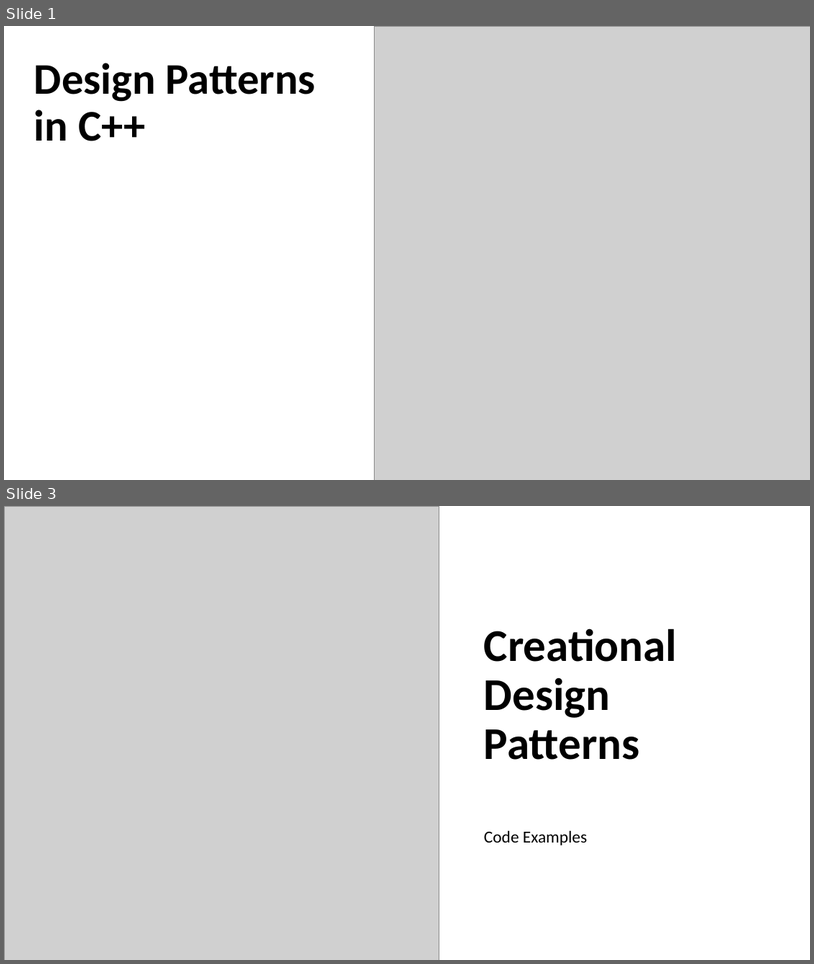
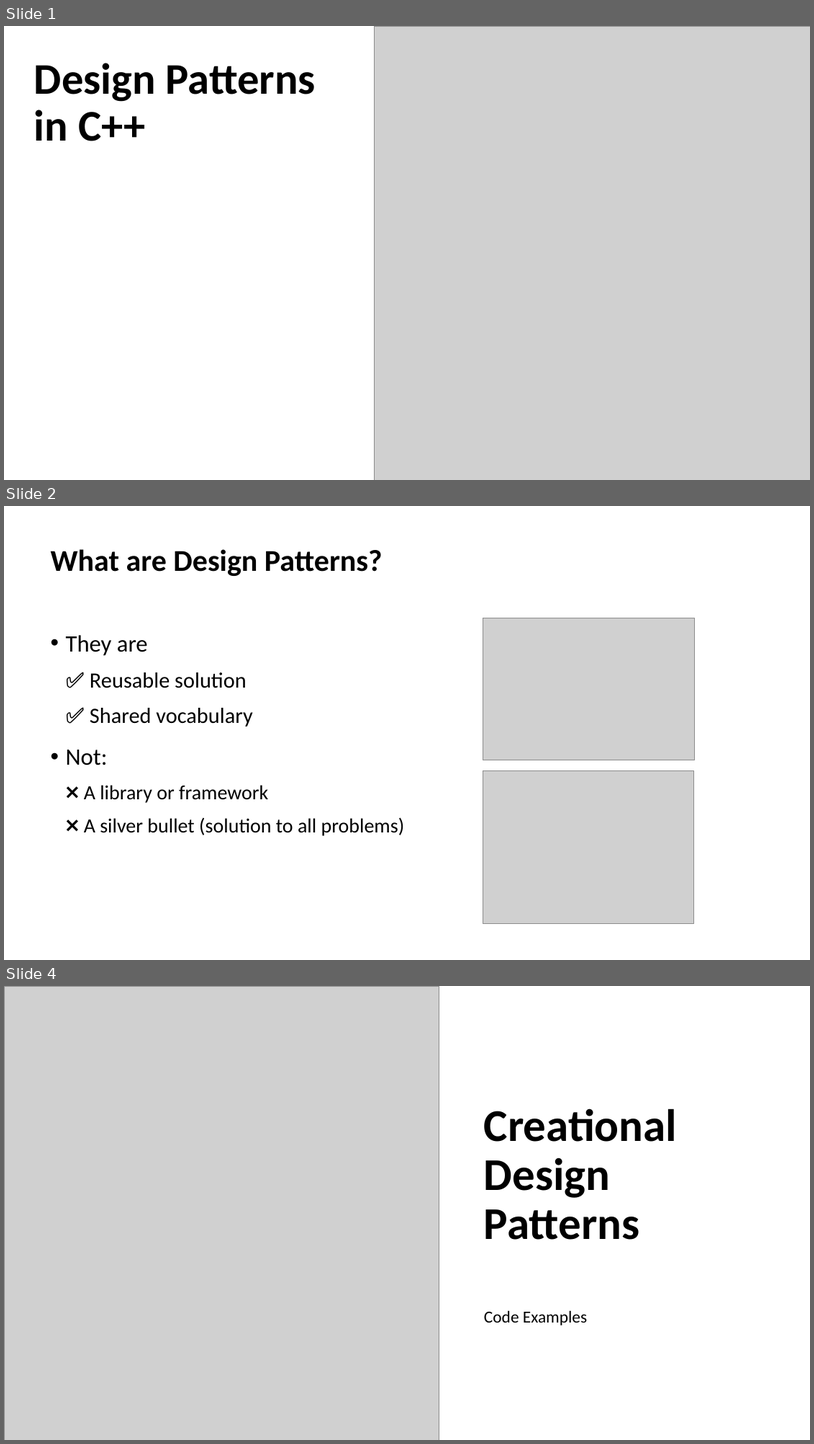
Before and after one commit to jerrykorulla/design-patterns-examples, a slide deck: Design Patterns in C++.pptx. Shown one above the other, each under a label of ours: slides 1 and 3 before the commit, slides 1, 2 and 4 after it; the slides between them are not shown. The pictures are 814x964 and 814x1444 pixels, drawn with LibreOffice and Linux fonts; fonts in the diff are those of the drawing; grey boxes stand for pictures. Boxes give left, top, right and bottom in pixels: in the first picture for what was removed or moved away, otherwise in the second. Text is boxed around its words. In the diff, an @@ line names an element or a change of style, - is before the commit and + after.

Commit message:
Update presentation on design patterns in C++

```diff
--- a/Design Patterns in C++.pptx
+++ b/Design Patterns in C++.pptx
@@ slide 2 added at (4,506,810,960), background #FFFFFF @@
@@ title added at (51,549,383,576), 36 pt, text #000000, bold @@
+What are Design Patterns?
@@ text added at (66,635,405,836), 24 pt, text #000000 @@
+• They are
+  ✅ Reusable solution
+  ✅ Shared vocabulary
+• Not:
+  ❌ A library or framework
+  ❌ A silver bullet (solution to all problems)
@@ picture added at (484,618,695,759) @@
@@ picture added at (483,771,694,924) @@
@@ what was slide 3 is now slide 4 @@
```
Also in this commit, not shown: 1 slide changed.
